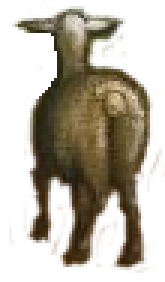
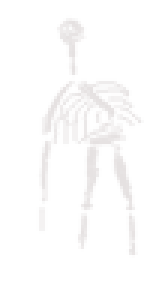
Comparing the layer stacks of the two 165px x 282px images. Changes:
added layer "bones" above "background.png" over [36, 15, 147, 258]
hid "background.png", opacity 100% → 24% over [6, 0, 165, 273]
